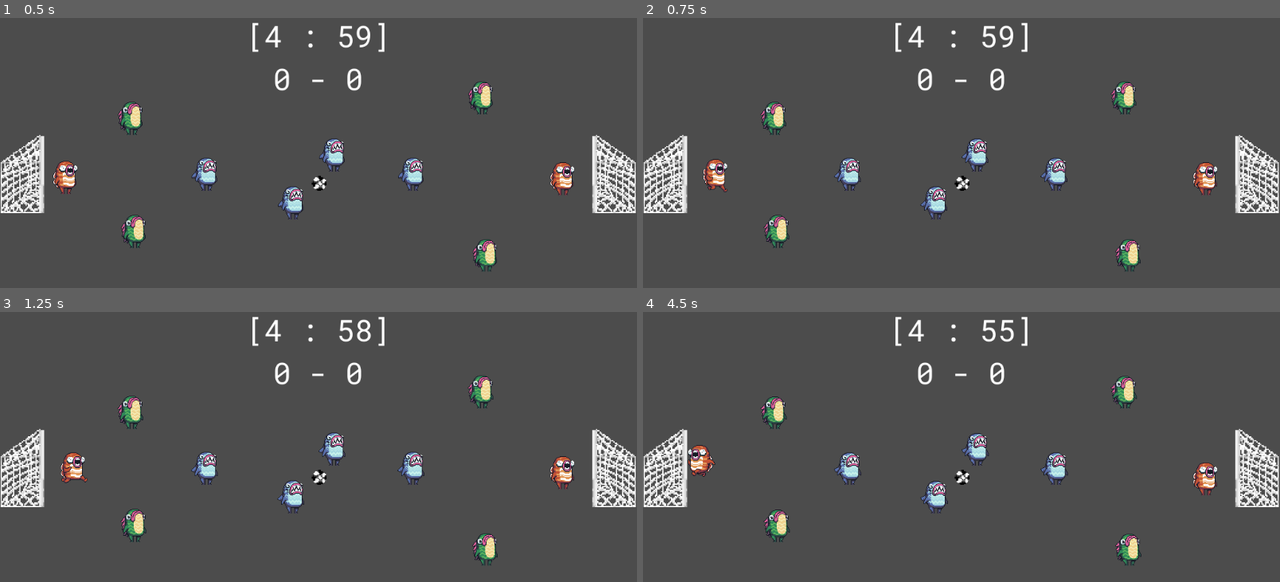
Above: before the commit, frames 1-4 (two rows, left to right).
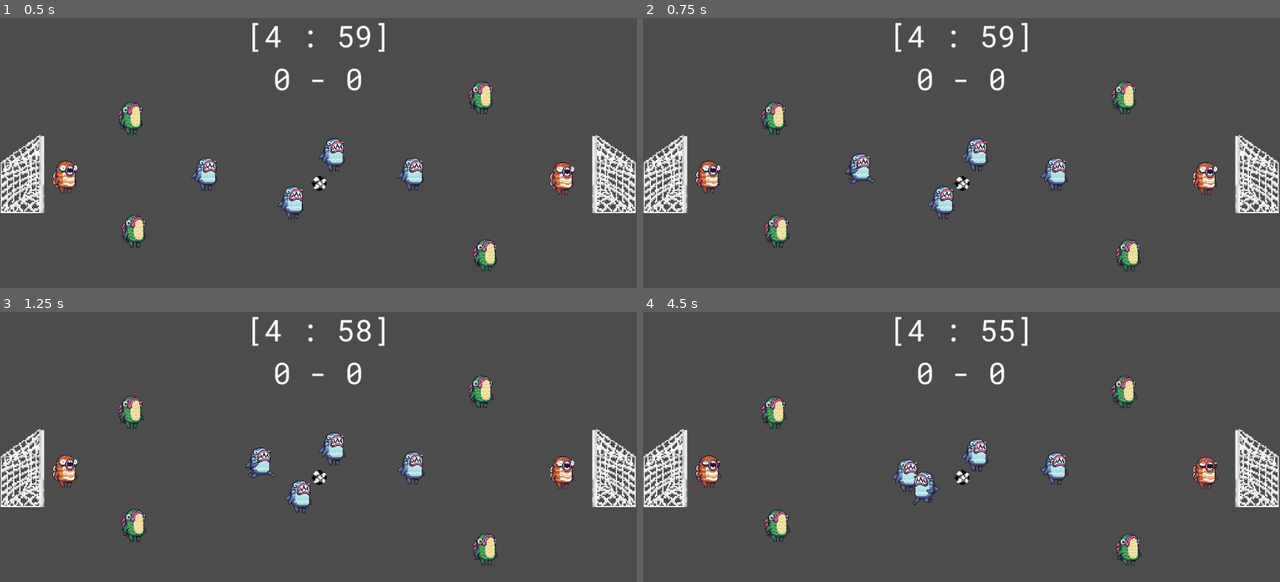
Above: after the commit, the same moments.

Repository: fishfolk/ballsy
Game: Godot game, scene res://GameScene/MainScene.tscn
Same seed, same stepped clock (60 frames per second), same inputs: the game is played once before the commit and once after it.
Inputs:
- Up to frame 1 (0.5 s): no input
- Up to frame 2 (0.75 s): hold D (player1_right) from 0.53 s (still down); tap Q (player1_change_defensive) at 0.6 s
- Up to frame 3 (1.25 s): keep holding D (player1_right)
- Up to frame 4 (4.5 s): release D (player1_right) at 1.28 s; hold S (player1_down) 1.28-2.03 s; tap one key every 0.75 s from 1.35 s: E (player1_change_offensive) Space (player1_strike) N (player2_change_defensive) B (player2_change_offensive) Down (player2_down); hold D (player1_right) 2.03-2.78 s; hold W (player1_up) 2.78-3.53 s; hold A (player1_left) from 3.53 s (still down)

Frame 1 is identical in both runs. In frame 2, 1.3% of the frame differs, in the area x 8-49%, y 50-75%; in frame 3, 1.4%; in frame 4, 2.3%, in the area x 7-91%, y 44-75%.

Commit message:
adding switch between team players for both players

Diff:
--- a/Proyect/Components/Characters/MainCharacter.gd
+++ b/Proyect/Components/Characters/MainCharacter.gd
@@ -36,7 +36,8 @@
 	if(is_controlled):
 		_human_move(delta)
 		return
-	_machine_move(delta)
+	_is_walking = false
+#	_machine_move(delta)
 
 
 func _process(_delta):
--- a/Proyect/GameScene/Game.gd
+++ b/Proyect/GameScene/Game.gd
@@ -4,6 +4,7 @@
 
 var players = []
 var ball
+var teams = []
 
 var score:Vector2 = Vector2(0,0)
 
@@ -15,45 +16,69 @@
 
 var current_player:int
 
-func get_current_character(): return players[current_player]
+func get_current_character(team:int = 0): return teams[team].current_npc
 
-func _changePlayer(id):
-	players[current_player].is_controlled = false
-	players[current_player].pass_ball(players[id])
-	players[id].is_controlled = true
-	current_player = id
+func _changePlayer(id:int, team:int = 0):
+	var old_playable = teams[team].current_npc
+	var new_playable = teams[team].npcs[id]
+	old_playable.is_controlled = false
+	old_playable.pass_ball(new_playable)
+	new_playable.is_controlled = true
+	teams[team].current_npc = new_playable
+	teams[team].current_id = id
 
 func _ready():
 	Globals.game = self
 	ball = $YSort/Ball
 # warning-ignore:return_value_discarded
 	Signals.connect("add_goal",self,"on_add_goal")
-
-	current_player = 0
-	players = [
-		$YSort/Juanito_el_portero ,
-		$YSort/Juancho_el_defenza ,
-		$YSort/el_paco_el_defenza ,
-		$YSort/javier_el_delantero ,
-		$YSort/Jorge_el_delantero
-	]
-	players[current_player].is_controlled = true
+	_set_teams();
+	teams[0].current_npc.is_controlled = true
+	teams[1].current_npc.is_controlled = true
 	pass # Replace with function body.
 
 # warning-ignore:unused_argument
 func _process(delta):
-	_check_change_player()
+	_check_change_player(0)
+	_check_change_player(1)
 	pass
 
 
 
-func _check_change_player():
-	var not_change_pressed:bool = not Input.is_action_just_pressed(Data.PlayerInputs[0].offensive)
-	not_change_pressed = not_change_pressed and not Input.is_action_just_pressed(Data.PlayerInputs[0].defensive)
+func _check_change_player(team:int = 0):
+	var not_change_pressed:bool = not Input.is_action_just_pressed(Data.PlayerInputs[team].offensive)
+	not_change_pressed = not_change_pressed and not Input.is_action_just_pressed(Data.PlayerInputs[team].defensive)
 	if  not_change_pressed :
 		return
-	var f:int = current_player +  int(Input.get_axis(Data.PlayerInputs[0].defensive,Data.PlayerInputs[0].offensive))
-	if f < 0 :
-		f = len(players)-1
-	f = f % len(players)
-	_changePlayer(f)
+	var f:int = teams[team].current_id +  int(Input.get_axis(Data.PlayerInputs[team].defensive,Data.PlayerInputs[team].offensive))
+	f = clamp(f, 0,4)
+	print(f)
+	_changePlayer(f,team)
+
+func _set_teams():
+	teams = [
+		{
+			"npcs":[
+				$YSort/team1_gp,
+				$YSort/team1_du,
+				$YSort/team1_dd,
+				$YSort/team1_su,
+				$YSort/team1_sd
+			],
+			"current_npc":$YSort/team1_sd,
+			"current_id":4,
+			"goal_arc": $YSort/team1_arc
+		},
+		{
+			"npcs":[
+				$YSort/team2_gp,
+				$YSort/team2_du,
+				$YSort/team2_dd,
+				$YSort/team2_su,
+				$YSort/team2_sd
+			],
+			"current_npc":$YSort/team2_su,
+			"current_id":3,
+			"goal_arc": $YSort/team2_arc
+		}
+	]
--- a/Proyect/GameScene/Game.tscn
+++ b/Proyect/GameScene/Game.tscn
@@ -46,64 +46,55 @@
 [node name="Ball" parent="YSort" instance=ExtResource( 3 )]
 position = Vector2( 513, 270 )
 
-[node name="Juanito_el_portero" parent="YSort" instance=ExtResource( 2 )]
+[node name="team1_gp" parent="YSort" instance=ExtResource( 2 )]
 position = Vector2( 106, 276 )
 maximun_x = 0.2
 
-[node name="Juancho_el_defenza" parent="YSort" instance=ExtResource( 6 )]
+[node name="team1_dd" parent="YSort" instance=ExtResource( 6 )]
 position = Vector2( 217, 363 )
-active = false
 maximun_x = 0.5
 
-[node name="el_paco_el_defenza" parent="YSort" instance=ExtResource( 6 )]
+[node name="team1_du" parent="YSort" instance=ExtResource( 6 )]
 position = Vector2( 212, 181 )
-active = false
 maximun_x = 0.5
 
-[node name="Jorge_el_delantero" parent="YSort" instance=ExtResource( 5 )]
+[node name="team1_sd" parent="YSort" instance=ExtResource( 5 )]
 position = Vector2( 471, 317 )
-active = false
 maximun_x = 1.0
 
-[node name="javier_el_delantero" parent="YSort" instance=ExtResource( 5 )]
+[node name="team1_su" parent="YSort" instance=ExtResource( 5 )]
 position = Vector2( 332, 271 )
-active = false
 maximun_x = 1.0
 
-[node name="Juanito_el_portero2" parent="YSort" instance=ExtResource( 2 )]
+[node name="team2_gp" parent="YSort" instance=ExtResource( 2 )]
 position = Vector2( 905, 278 )
 team = 1
 maximun_x = 0.2
-is_controlled = true
 
-[node name="Juancho_el_defenza2" parent="YSort" instance=ExtResource( 6 )]
+[node name="team2_dd" parent="YSort" instance=ExtResource( 6 )]
 position = Vector2( 782, 401 )
 team = 1
-active = false
 maximun_x = 0.5
 
-[node name="el_paco_el_defenza2" parent="YSort" instance=ExtResource( 6 )]
+[node name="team2_du" parent="YSort" instance=ExtResource( 6 )]
 position = Vector2( 775, 148 )
 team = 1
-active = false
 maximun_x = 0.5
 
-[node name="Jorge_el_delantero2" parent="YSort" instance=ExtResource( 5 )]
+[node name="team2_su" parent="YSort" instance=ExtResource( 5 )]
 position = Vector2( 537, 240 )
 team = 1
-active = false
 maximun_x = 1.0
 
-[node name="javier_el_delantero2" parent="YSort" instance=ExtResource( 5 )]
+[node name="team2_sd" parent="YSort" instance=ExtResource( 5 )]
 position = Vector2( 664, 271 )
 team = 1
-active = false
 maximun_x = 1.0
 
-[node name="Goal Arc Player 1" parent="YSort" instance=ExtResource( 7 )]
+[node name="team1_arc" parent="YSort" instance=ExtResource( 7 )]
 position = Vector2( 34, 277 )
 
-[node name="Goal Arc Player 2" parent="YSort" instance=ExtResource( 7 )]
+[node name="team2_arc" parent="YSort" instance=ExtResource( 7 )]
 position = Vector2( 989, 277 )
 scale = Vector2( -1, 1 )
 teamowner = 0
Not shown, changed: changelog.md
